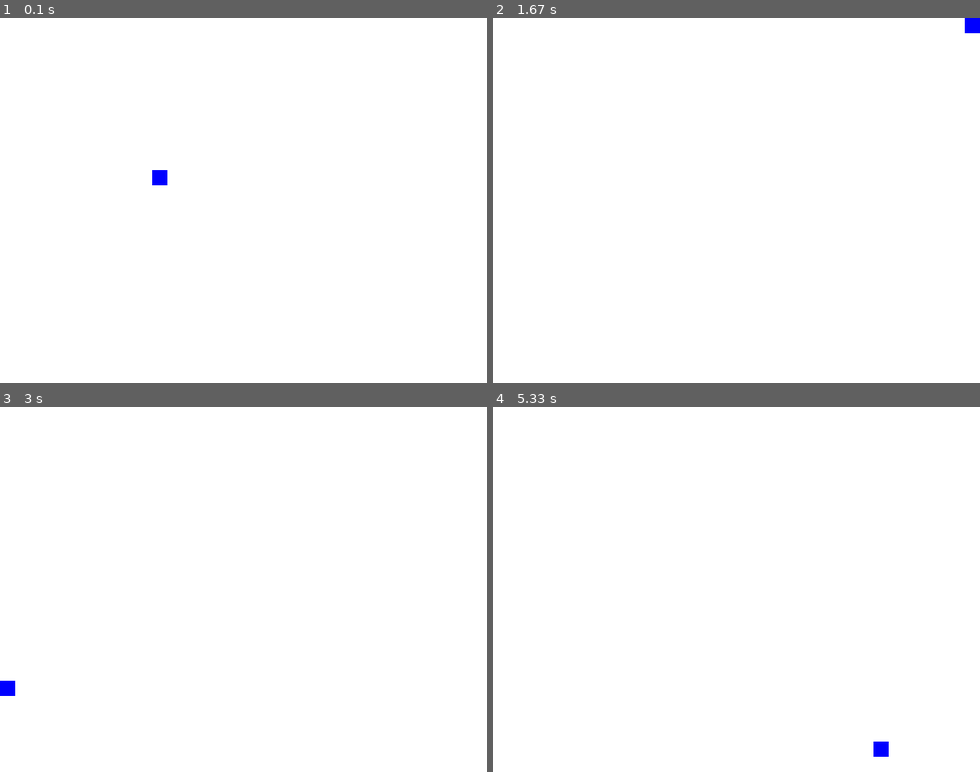
Above: before the commit, frames 1-4 (two rows, left to right).
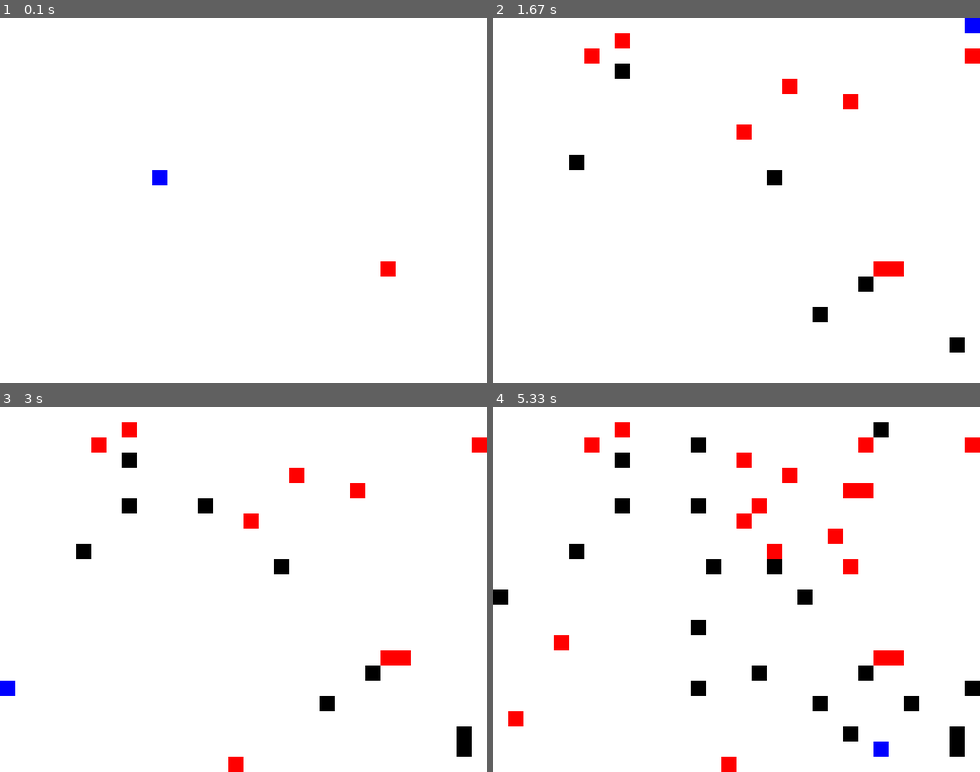
Above: after the commit, the same moments.

Repository: ostromann/chat-gpt-pygame
Game: pygame game, started from main.py
The game is run twice, just before and just after one commit, with the same random seed, the same clock (stepped at 60 frames per second) and the same inputs.
Inputs:
- Up to frame 1 (0.1 s): no input
- Up to frame 2 (1.67 s): hold Right 0.33-0.8 s; hold Up 0.83-1.13 s; hold Right 1.17-1.63 s
- Up to frame 3 (3 s): hold Left 1.67-2.2 s; hold Down 2.23-2.53 s; hold Left 2.57-2.97 s
- Up to frame 4 (5.33 s): hold Up 3-3.37 s; hold Right 3.4-4.03 s; hold Down 4.07-4.43 s; hold Left 4.47-4.93 s; hold Right from 4.97 s (still down)

The runs differ from the first frame. In frame 1, 0.1% of the frame differs, in the area x 78-82%, y 66-71%; in frame 2, 1.8%; in frame 3, 2.3%; in frame 4, 4.9%, in the area x 0-100%, y 4-100%.

Commit message:
Add obstacles and randomly position them on the map

Diff:
--- a/main.py
+++ b/main.py
@@ -1,6 +1,8 @@
 import pygame
 from player import Player
 from input import Input
+from obstacles import Obstacle, Wall, Trap
+import random
 
 # Initialize Pygame
 pygame.init()
@@ -31,6 +33,9 @@
 
 # Set the FPS clock
 clock = pygame.time.Clock()
+
+# Initialize the obstacles list
+obstacles = []
 
 # Run the game loop
 running = True
@@ -64,8 +69,24 @@
     elif player.pos[1] > window_size[1] / grid_size[1] - 1:
         player.pos[1] = window_size[1] / grid_size[1] - 1
 
+    # Randomly add a new obstacle
+    if random.random() < 0.1:
+        if random.random() < 0.5:
+            # 50% chance of creating a wall
+            obstacles.append(Wall((random.randint(0, window_size[0] // grid_size[0] - 1),
+                                  random.randint(0, window_size[1] // grid_size[1] - 1)), grid_size))
+        else:
+            # 50% chance of creating a trap
+            obstacles.append(Trap((random.randint(0, window_size[0] // grid_size[0] - 1),
+                                  random.randint(0, window_size[1] // grid_size[1] - 1)), grid_size))
+
     # Draw the background
     screen.fill(bg_color)
+
+    # Draw the obstacles
+    for obstacle in obstacles:
+        print(obstacle)
+        obstacle.draw(screen)
 
     # Draw the player
     player.draw(screen)
--- /dev/null
+++ b/obstacles.py
@@ -0,0 +1,42 @@
+import abc
+import pygame
+
+
+class Obstacle(abc.ABC):
+    def __init__(self, pos, grid_size):
+        self.pos = pos
+        self.grid_size = grid_size
+
+    @abc.abstractmethod
+    def draw(self, screen):
+        pass
+
+
+class Wall(Obstacle):
+    def __init__(self, pos, grid_size):
+        super().__init__(pos, grid_size)
+        self.color = (0, 0, 0)
+
+    def draw(self, screen):
+        # Calculate the wall's screen position
+        x = self.pos[0] * self.grid_size[0]
+        y = self.pos[1] * self.grid_size[1]
+
+        # Draw the wall
+        pygame.draw.rect(screen, self.color, pygame.Rect(
+            x, y, self.grid_size[0], self.grid_size[1]))
+
+
+class Trap(Obstacle):
+    def __init__(self, pos, grid_size):
+        super().__init__(pos, grid_size)
+        self.color = (255, 0, 0)
+
+    def draw(self, screen):
+        # Calculate the trap's screen position
+        x = self.pos[0] * self.grid_size[0]
+        y = self.pos[1] * self.grid_size[1]
+
+        # Draw the trap
+        pygame.draw.rect(screen, self.color, pygame.Rect(
+            x, y, self.grid_size[0], self.grid_size[1]))
